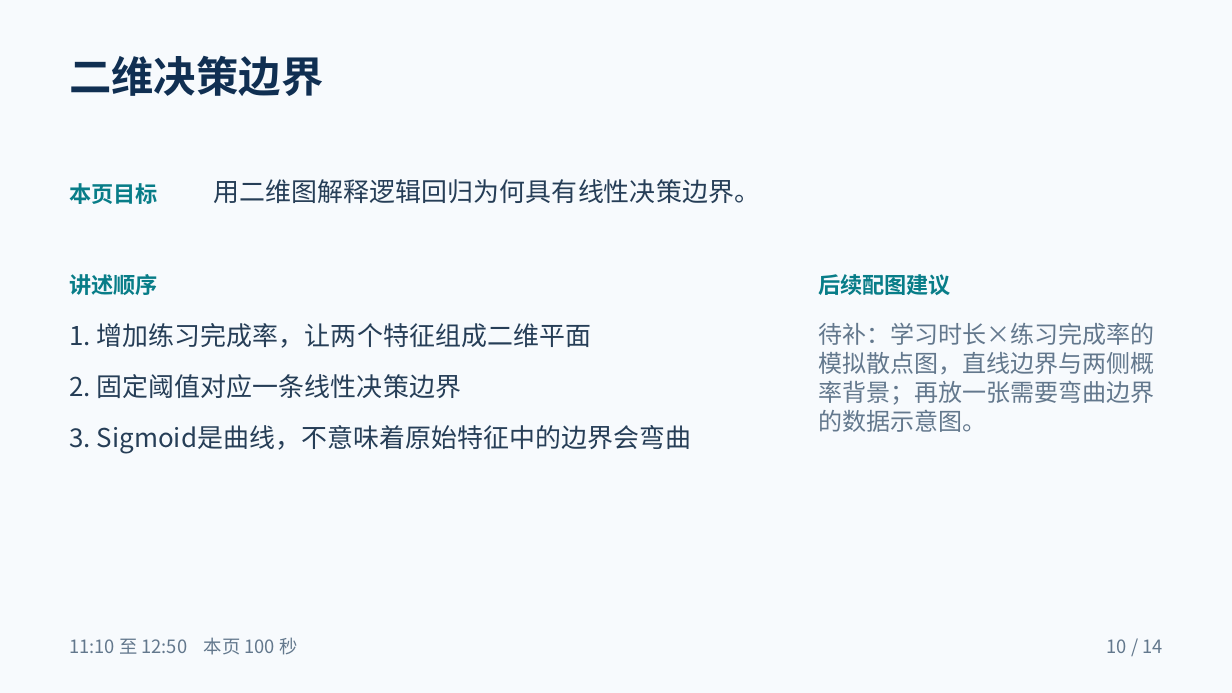
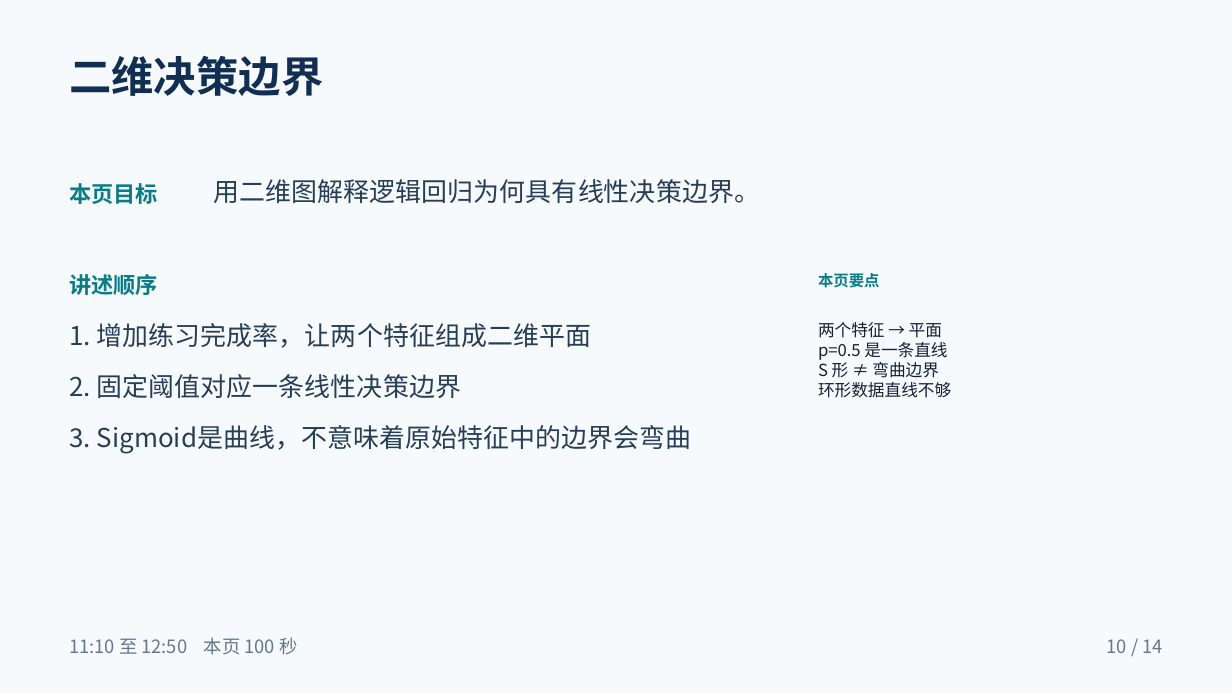
Before and after one commit to TOMBOSS885/AI-pre, a slide deck: slide 10 of downloads/线性回归与逻辑回归_PPT大纲.pptx. Drawn at 1232x693 pixels with LibreOffice and Linux fonts; fonts in the diff are those of the drawing. Boxes give left, top, right and bottom in pixels: in the first picture for what was removed or moved away, otherwise in the second. Text is boxed around its words. In the diff, an @@ line names an element or a change of style, - is before the commit and + after.

```diff
--- a/downloads/线性回归与逻辑回归_PPT大纲.pptx
+++ b/downloads/线性回归与逻辑回归_PPT大纲.pptx
@@ text at [818, 273, 880, 288]: text changed; size 17.2 to 12 pt @@
-后续配图建议
+本页要点
@@ text at [818, 322, 951, 398]: text changed; size 18.8 to 13 pt; text colour #63788D to #152139 @@
-待补：学习时长×练习完成率的
-模拟散点图，直线边界与两侧概
-率背景；再放一张需要弯曲边界
-的数据示意图。
+两个特征 → 平面
+p=0.5 是一条直线
+S 形 ≠ 弯曲边界
+环形数据直线不够
```
Also in this commit, not shown: 13 other slides changed, 9 other files.
